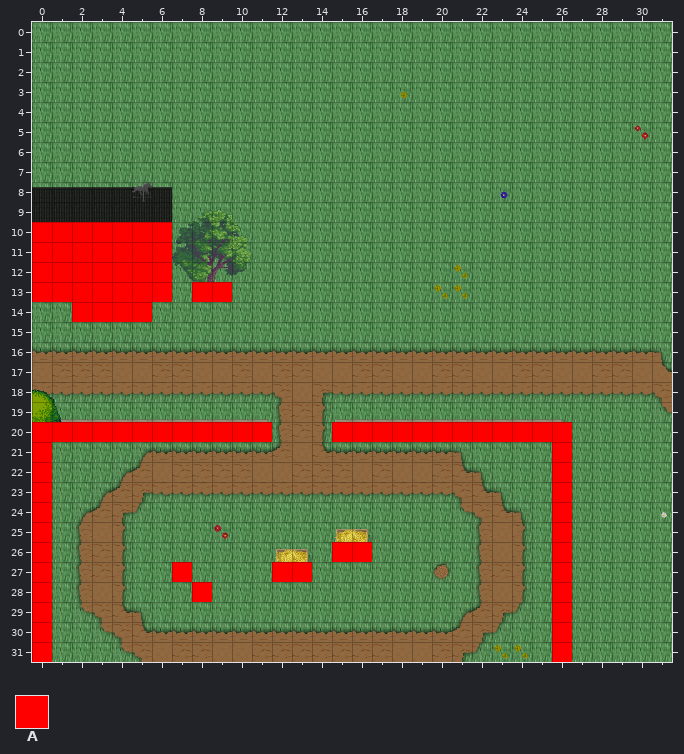
Two versions of a level (Tiled map, AndorsTrail/res/xml/level_0_ados_forest_w2_x2_y0.tmx). The picture above is the old version.
Cells are 32x32 px. Shown: x 0..31, y 0..31.
Key: from "logic_collision": A 0.
_ is an empty cell.
Layers that did not change in this view are not listed.
Layer "Walkable" before, first column x 0:
 0 ________________________________
 1 ________________________________
 2 ________________________________
 3 ________________________________
 4 ________________________________
 5 ________________________________
 6 ________________________________
 7 ________________________________
 8 ________________________________
 9 ________________________________
10 AAAAAAA_________________________
11 AAAAAAA_________________________
12 AAAAAAA_________________________
13 AAAAAAA_AA______________________
14 __AAAA__________________________
15 ________________________________
16 ________________________________
17 ________________________________
18 ________________________________
19 ________________________________
20 AAAAAAAAAAAA___AAAAAAAAAAAA_____
21 A_________________________A_____
22 A_________________________A_____
23 A_________________________A_____
24 A_________________________A_____
25 A_________________________A_____
26 A______________AA_________A_____
27 A______A____AA____________A_____
28 A_______A_________________A_____
29 A_________________________A_____
30 A_________________________A_____
31 A_________________________A_____
And afterwards:
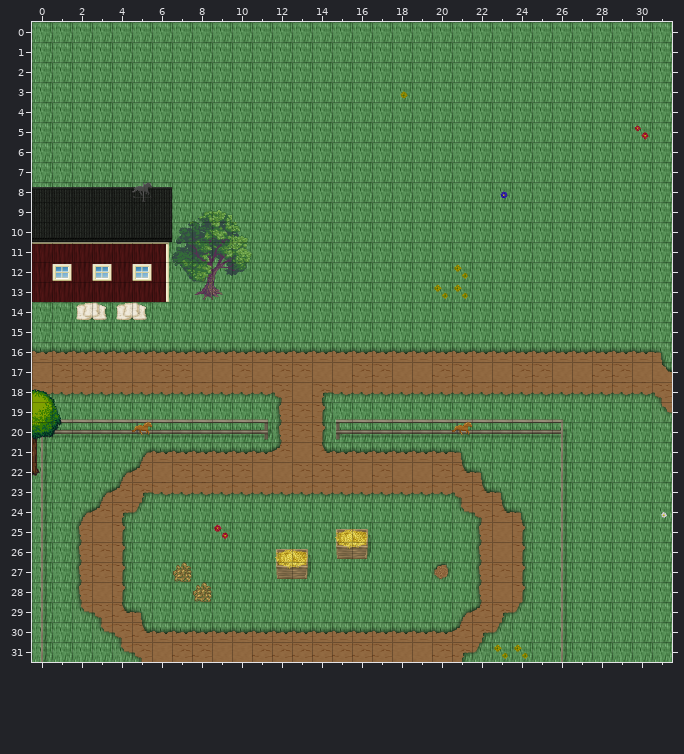
What changed:
Layer "Walkable" (now hidden):
y 10..12: x 0..6 AAAAAAA -> _______
y 13: x 0..6 AAAAAAA -> _______; x 8..9 AA -> __
y 14: x 2..5 AAAA -> ____
y 20: x 0..11 AAAAAAAAAAAA -> ____________; x 15..26 AAAAAAAAAAAA -> ____________
y 21..25: x 0 A -> _; x 26 A -> _
y 26: x 0 A -> _; x 15..16 AA -> __; x 26 A -> _
y 27: x 0 A -> _; x 7 A -> _; x 12..13 AA -> __; x 26 A -> _
y 28: x 0 A -> _; x 8 A -> _; x 26 A -> _
y 29..31: x 0 A -> _; x 26 A -> _
